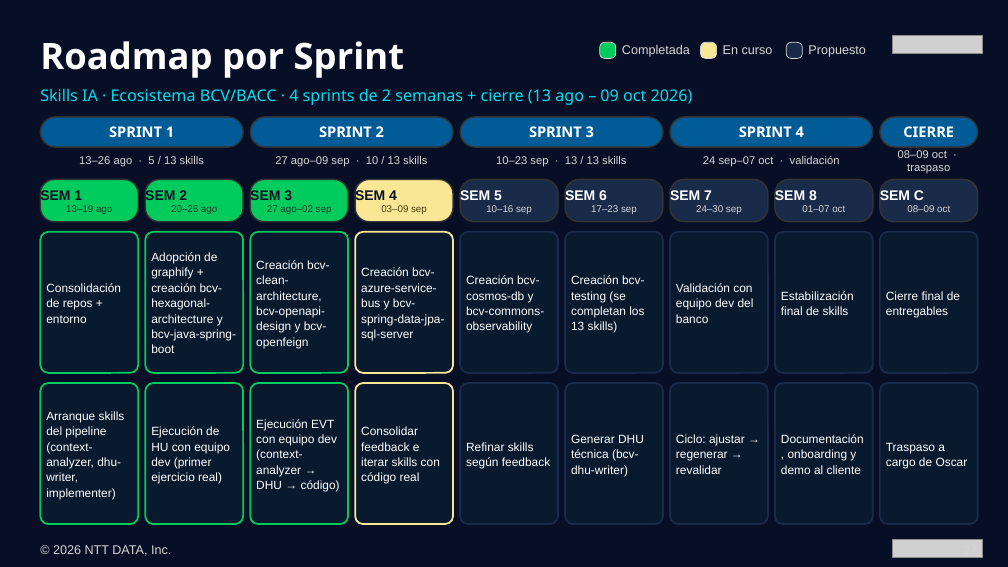
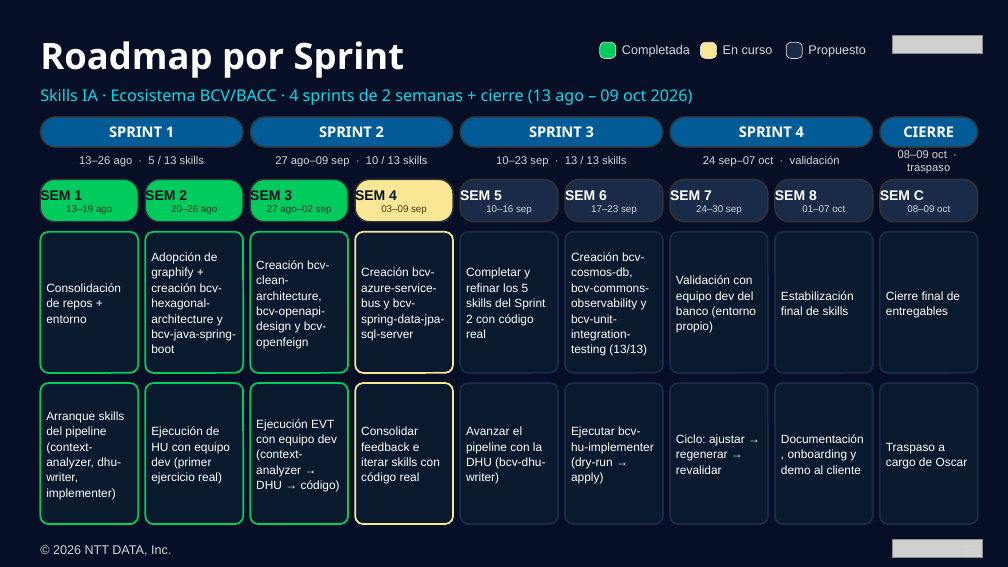
Before and after one commit to Jose-Mejia-NTT/skills-assi-comercial, a slide deck: slide 28 of presentations/presentacion-ejecutiva-skills-ia-bcv-v2.pptx (slide 27 before the commit). Drawn at 1008x567 pixels with LibreOffice and Linux fonts; fonts in the diff are those of the drawing; grey boxes stand for pictures. Boxes give left, top, right and bottom in pixels: in the first picture for what was removed or moved away, otherwise in the second. Text is boxed around its words. In the diff, an @@ line names an element or a change of style, - is before the commit and + after.

Commit message:
docs: add highlights and results from IA skills adaptation project to executive presentation

```diff
--- a/presentations/presentacion-ejecutiva-skills-ia-bcv-v2.pptx
+++ b/presentations/presentacion-ejecutiva-skills-ia-bcv-v2.pptx
@@ text at (x1=466, y1=267, x2=545, y2=338): text changed @@
-Creación bcv-cosmos-db y bcv-commons-observability
+Completar y refinar los 5 skills del Sprint 2 con código real
@@ text at (x1=571, y1=252, x2=649, y2=356): text changed @@
-Creación bcv-testing (se completan los 13 skills)
+Creación bcv-cosmos-db, bcv-commons-observability y bcv-unit-integration-testing (13/13)
@@ text at (x1=676, y1=275, x2=756, y2=333): text changed @@
-Validación con equipo dev del banco
+Validación con equipo dev del banco (entorno propio)
@@ text at (x1=466, y1=426, x2=545, y2=484): text changed @@
-Refinar skills según feedback
+Avanzar el pipeline con la DHU (bcv-dhu-writer)
@@ text at (x1=571, y1=426, x2=654, y2=484): text changed @@
-Generar DHU técnica (bcv-dhu-writer)
+Ejecutar bcv-hu-implementer (dry-run → apply)
```
Also in this commit, not shown: 20 other slides changed, 1 slide added, 1 slide removed, 2 other files.
